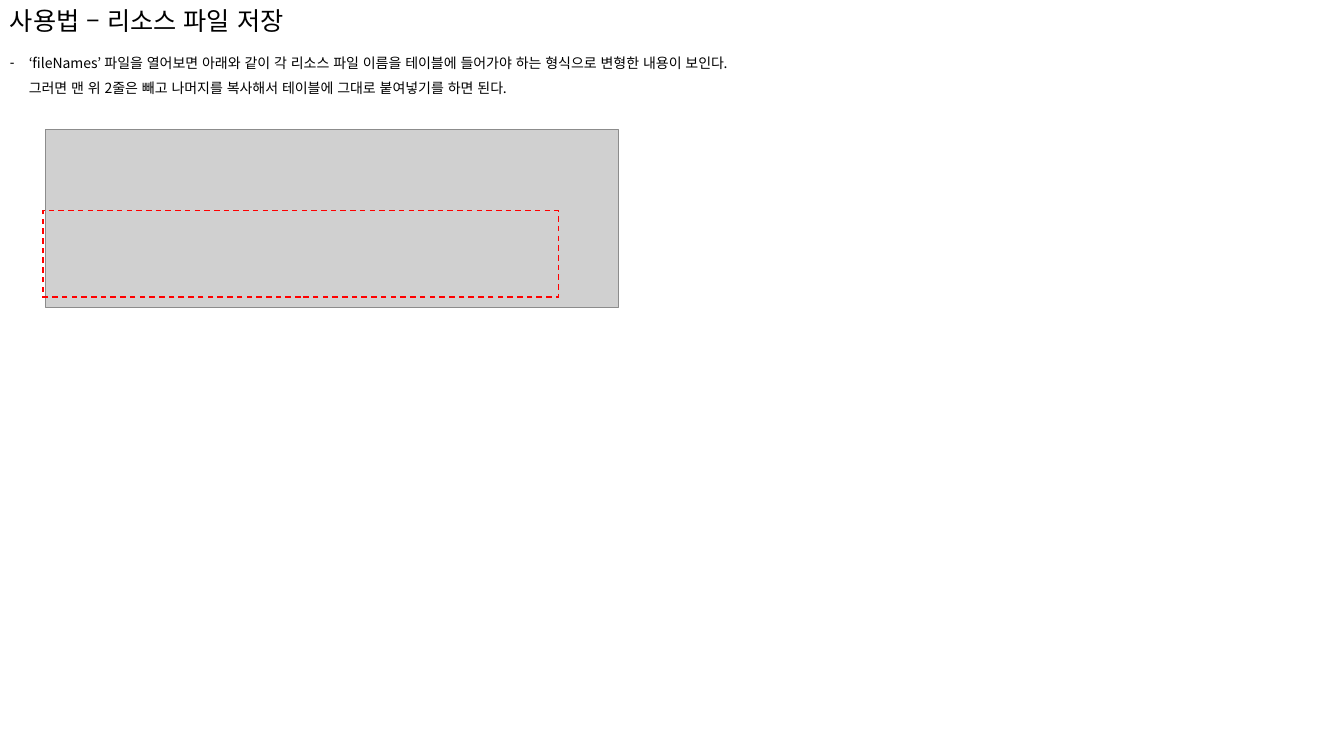
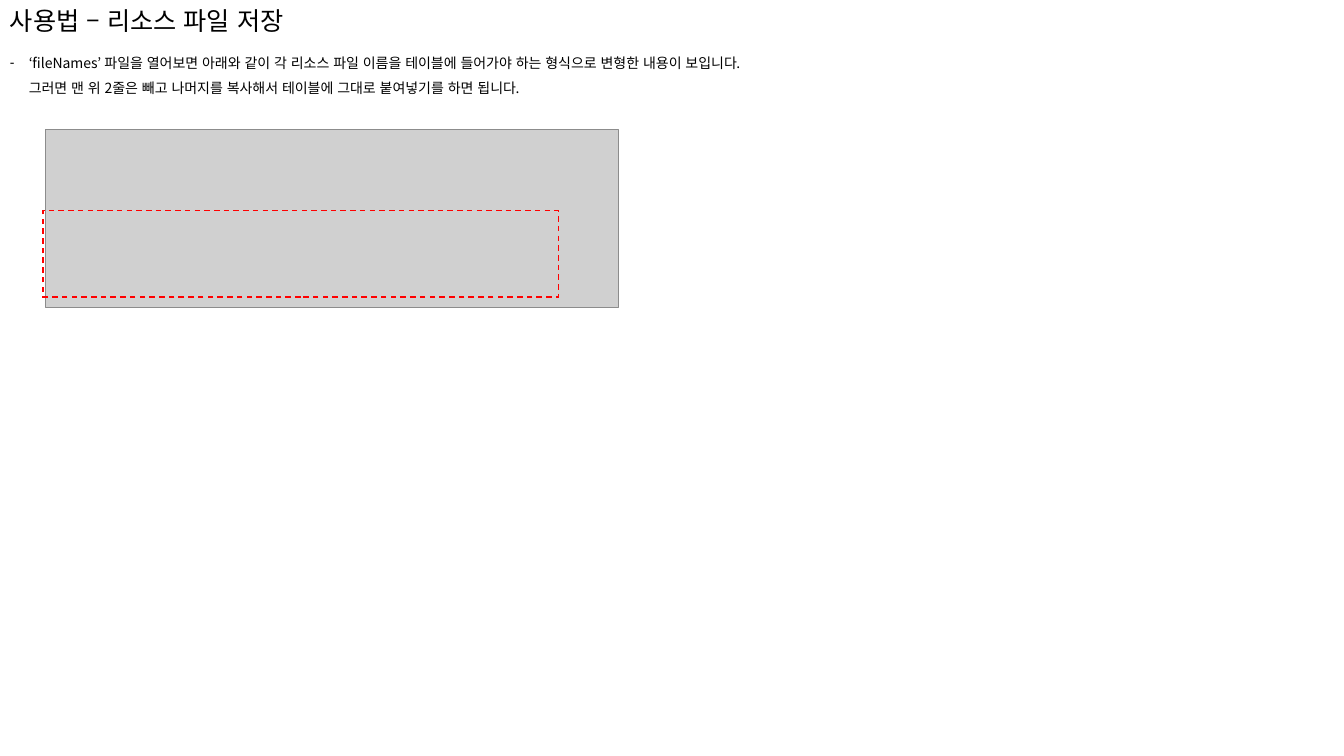
Before and after one commit to caroan/WorkList, a slide deck: slide 7 of 이력서및포트폴리오_안명선/포트폴리오/문서외포트폴리오/Java툴/파일이름가져오는툴 사용법.pptx. Drawn at 1344x756 pixels with LibreOffice and Linux fonts; fonts in the diff are those of the drawing; grey boxes stand for pictures. Boxes give left, top, right and bottom in pixels: in the first picture for what was removed or moved away, otherwise in the second. Text is boxed around its words. In the diff, an @@ line names an element or a change of style, - is before the commit and + after.

```diff
--- a/이력서및포트폴리오_안명선/포트폴리오/문서외포트폴리오/Java툴/파일이름가져오는툴 사용법.pptx
+++ b/이력서및포트폴리오_안명선/포트폴리오/문서외포트폴리오/Java툴/파일이름가져오는툴 사용법.pptx
@@ text at (x1=29, y1=56, x2=740, y2=94): text changed @@
-– ‘fileNames’ 파일을 열어보면 아래와 같이 각 리소스 파일 이름을 테이블에 들어가야 하는 형식으로 변형한 내용이 보인다.
-  그러면 맨 위 2줄은 빼고 나머지를 복사해서 테이블에 그대로 붙여넣기를 하면 된다.
+– ‘fileNames’ 파일을 열어보면 아래와 같이 각 리소스 파일 이름을 테이블에 들어가야 하는 형식으로 변형한 내용이 보입니다.
+  그러면 맨 위 2줄은 빼고 나머지를 복사해서 테이블에 그대로 붙여넣기를 하면 됩니다.
```
Also in this commit, not shown: 5 other slides changed, 3 other files.
